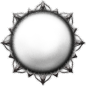
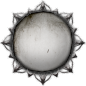
Layer changes from the first 86x86 image to the second:
added layer "Layer 3" (multiply) above "Layer 0" over 12, 11, 73, 73
"Layer 0": opacity 100% → 88%, painted on it over 8, 8, 77, 77
